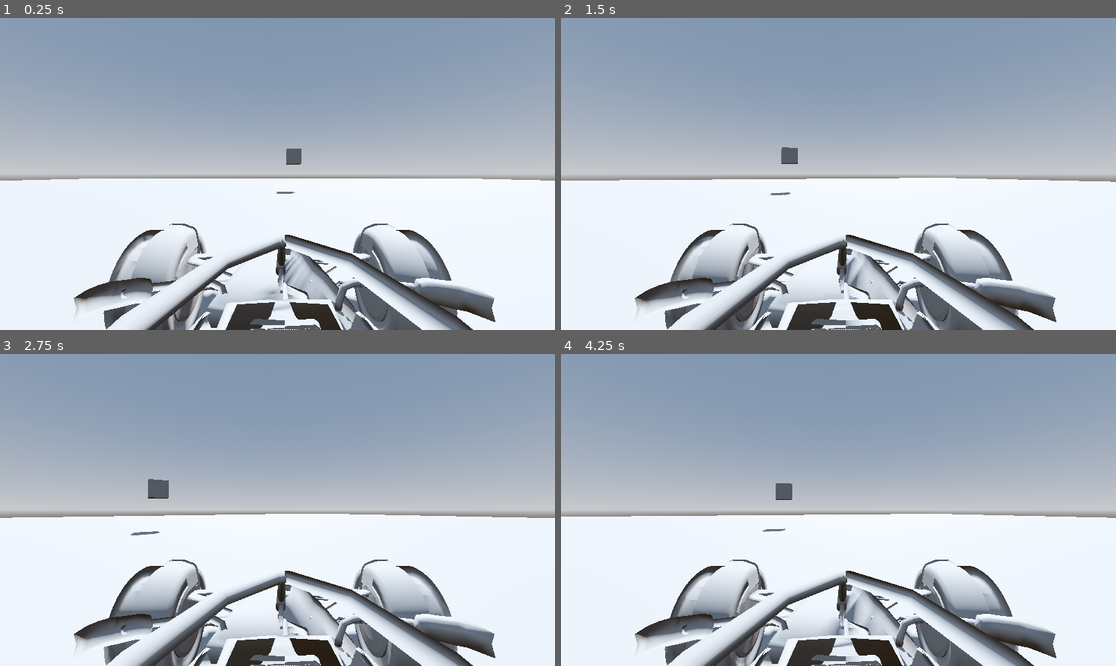
Above: before the commit, frames 1-4 (two rows, left to right).
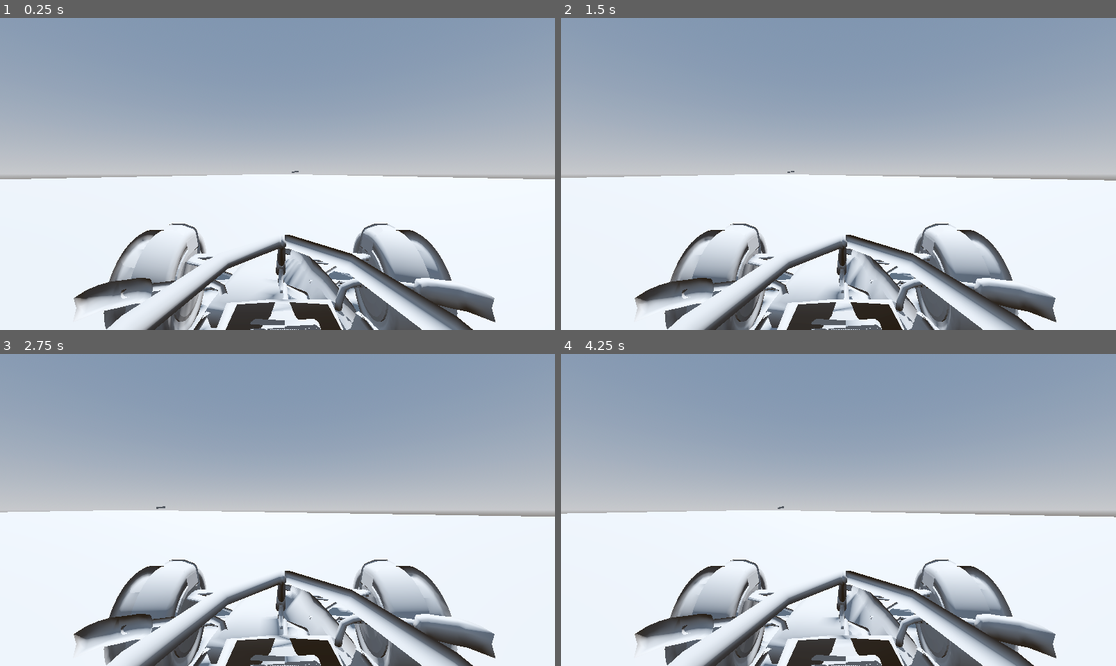
Above: after the commit, the same moments.

Repository: juansemondra/F1_CAR_MOTOR_TEST
Game: Godot game, scene res://SCENE.tscn
Same seed, same stepped clock (60 frames per second), same inputs: the game is played once before the commit and once after it.
Inputs:
- Up to frame 1 (0.25 s): no input
- Up to frame 2 (1.5 s): tap Enter at 0.5 s; hold D (steering_right) 0.53-1.28 s; hold S (break, bound only before the commit) 0.53-1.28 s; tap W (throttle) at 0.8, 1.35 s; hold Down (gear_down) from 1.28 s (still down)
- Up to frame 3 (2.75 s): tap S (break, bound only before the commit) at 1.55 s; tap Space at 2 s; release Down (gear_down) at 2.03 s; hold D (steering_right) from 2.03 s (still down); hold S (break, bound only before the commit) from 2.03 s (still down); tap W (throttle) at 2.3 s
- Up to frame 4 (4.25 s): release D (steering_right) at 2.78 s; release S (break, bound only before the commit) at 2.78 s; hold Up (gear_up) 2.78-3.53 s; tap W (throttle) at 2.85, 3.8 s; tap S (break, bound only before the commit) at 3.05 s; hold A (steering_left) from 3.53 s (still down); hold S (break, bound only before the commit) from 3.53 s (still down)

The runs differ from the first frame. In frame 1, 1.6% of the frame differs, in the area x 0-100%, y 41-100%; in frame 2, 1.7%; in frame 3, 2.4%, in the area x 0-100%, y 40-100%; in frame 4, 2.1%.

Commit message:
New Car Behavior

Diff:
--- a/f1_car_motor/F1_Car.tscn
+++ b/f1_car_motor/F1_Car.tscn
@@ -10,18 +10,12 @@
 script = ExtResource("1_0nhyt")
 
 [node name="MeshInstance3D" type="MeshInstance3D" parent="."]
-transform = Transform3D(-1, 0, -8.74228e-08, 0, 1, 0, 8.74228e-08, 0, -1, 0, 0, 0)
+transform = Transform3D(-1, 0, -8.74228e-08, 0, 1, 0, 8.74228e-08, 0, -1, 0.655158, 0, 0)
 mesh = ExtResource("1_xjkhe")
 
 [node name="Camera3D" type="Camera3D" parent="."]
-transform = Transform3D(1, 0, 0, 0, 1, 0, 0, 0, 1, -0.660987, 1.02168, 0.131078)
+transform = Transform3D(1, 0, 0, 0, 1, 0, 0, 0, 1, -0.00582862, 1.02168, 0.131078)
 
-[node name="RigidBody3D" type="RigidBody3D" parent="."]
-contact_monitor = true
-max_contacts_reported = 5
-
-[node name="CollisionShape3D" type="CollisionShape3D" parent="RigidBody3D"]
-transform = Transform3D(-2, 0, -8.74228e-08, 0, 1, 0, 1.74846e-07, 0, -1, -0.585, 0.43, 0.000661805)
+[node name="CollisionShape3D" type="CollisionShape3D" parent="."]
+transform = Transform3D(-2, 0, -8.74228e-08, 0, 1, 0, 1.74846e-07, 0, -1, 0.070158, 0.43, 0.000661805)
 shape = SubResource("BoxShape3D_c26nq")
-
-[connection signal="body_entered" from="RigidBody3D" to="." method="_on_body_entered"]
--- a/f1_car_motor/SCENE.tscn
+++ b/f1_car_motor/SCENE.tscn
@@ -17,11 +17,11 @@
 
 [sub_resource type="BoxMesh" id="BoxMesh_jatx5"]
 
-[sub_resource type="PhysicsMaterial" id="PhysicsMaterial_7nohm"]
+[sub_resource type="BoxShape3D" id="BoxShape3D_1ddqk"]
 
-[sub_resource type="BoxShape3D" id="BoxShape3D_jdqfn"]
+[sub_resource type="BoxMesh" id="BoxMesh_yf6uv"]
 
-[sub_resource type="BoxMesh" id="BoxMesh_uclxd"]
+[sub_resource type="BoxShape3D" id="BoxShape3D_1rqk7"]
 
 [node name="Node3D" type="Node3D"]
 
@@ -33,19 +33,43 @@
 shadow_enabled = true
 
 [node name="MeshInstance3D2" type="MeshInstance3D" parent="."]
-transform = Transform3D(1, 0, 0, 0, 1, 0, 0, 0, 1, 0.555839, 2.4679, -13.433)
+transform = Transform3D(1, 0, 0, 0, 1, 0, 0, 0, 1, 11.9849, 2.4679, -119.721)
 mesh = SubResource("BoxMesh_jatx5")
 
+[node name="CollisionShape3D" type="CollisionShape3D" parent="MeshInstance3D2"]
+shape = SubResource("BoxShape3D_1ddqk")
+
+[node name="MeshInstance3D3" type="MeshInstance3D" parent="."]
+transform = Transform3D(1, 0, 0, 0, 1, 0, 0, 0, 1, 11.9849, 2.4679, -132.951)
+mesh = SubResource("BoxMesh_jatx5")
+
+[node name="CollisionShape3D" type="CollisionShape3D" parent="MeshInstance3D3"]
+shape = SubResource("BoxShape3D_1ddqk")
+
+[node name="MeshInstance3D4" type="MeshInstance3D" parent="."]
+transform = Transform3D(1, 0, 0, 0, 1, 0, 0, 0, 1, 11.9849, 2.4679, -146.865)
+mesh = SubResource("BoxMesh_jatx5")
+
+[node name="CollisionShape3D" type="CollisionShape3D" parent="MeshInstance3D4"]
+shape = SubResource("BoxShape3D_1ddqk")
+
+[node name="MeshInstance3D5" type="MeshInstance3D" parent="."]
+transform = Transform3D(1, 0, 0, 0, 1, 0, 0, 0, 1, 11.9849, 2.4679, -160.095)
+mesh = SubResource("BoxMesh_jatx5")
+
+[node name="CollisionShape3D" type="CollisionShape3D" parent="MeshInstance3D5"]
+shape = SubResource("BoxShape3D_1ddqk")
+
 [node name="F1" parent="." instance=ExtResource("1_s0af6")]
-transform = Transform3D(1, 0, 0, 0, 1, 0, 0, 0, 1, 0.0891943, 0.250631, 0.600437)
+transform = Transform3D(1, 0, 0, 0, 1, 0, 0, 0, 1, 0.0891943, 0.276532, 0.600437)
+disable_mode = 1
 
-[node name="RigidBody3D" type="RigidBody3D" parent="."]
-transform = Transform3D(10000, 0, 0, 0, 1, 0, 0, 0, 10000, 0, 0, 0)
-physics_material_override = SubResource("PhysicsMaterial_7nohm")
+[node name="StaticBody3D" type="StaticBody3D" parent="."]
 
-[node name="CollisionShape3D" type="CollisionShape3D" parent="RigidBody3D"]
-shape = SubResource("BoxShape3D_jdqfn")
+[node name="MeshInstance3D" type="MeshInstance3D" parent="StaticBody3D"]
+transform = Transform3D(100, 0, 0, 0, 0.1, 0, 0, 0, 2000, 0, 0, 0)
+mesh = SubResource("BoxMesh_yf6uv")
 
-[node name="MeshInstance3D" type="MeshInstance3D" parent="."]
-transform = Transform3D(100, 0, 0, 0, 0.1, 0, 0, 0, 100, 0.188695, 0.0158329, 0.0224366)
-mesh = SubResource("BoxMesh_uclxd")
+[node name="CollisionShape3D" type="CollisionShape3D" parent="StaticBody3D"]
+transform = Transform3D(100, 0, 0, 0, 0.1, 0, 0, 0, 2000, 0, 0, 0)
+shape = SubResource("BoxShape3D_1rqk7")
--- a/f1_car_motor/f_1_car.gd
+++ b/f1_car_motor/f_1_car.gd
@@ -1,39 +1,87 @@
 extends CharacterBody3D
 
-
 var SPEED = 0.0
-var ACCELERATION = 5.0
-var BREAK_VALUE = 0
-var DECELERATION = 4.0
-var MAX_SPEED = 40.0
-var CURRENT_GEAR = 1
+var ACCELERATION = 0.0 # Will be calculated dynamically
+var BREAK_VALUE = 5.0
+var DECELERATION = 2.5
+var MAX_SPEED = 100.0
+var CURRENT_GEAR = 0
+var ACCELERATION_FORCE = 0.0 # Will be calculated dynamically
 
 var ROTATION_SPEED = 2.0
 var STEERING_ANGLE = 0.0
 
 var GRAVITY = -9.8
-# var VELOCITY_Y = 0.0
+var VELOCITY_Y = 0.0
 
-var RPM = 0
+var CAR_MASS = 740  # Approximate F1 car weight in kg
+
+# Engine Parameters
+var RPM = 3000
 var MIN_RPM = 3000
 var MAX_RPM = 12000
+var THROTTLE = 0.0
+var TORQUE = 0.0
+var POWER = 0.0
+
+var IGNITION_TIMING = 0.0
+var MANIFOLD_PRESSURE = 0.0
+var EXHAUST_FLOW = 0.0
+var AFR = 14.7  # Air-Fuel Ratio
+var FUEL_RATE = 0.0
+var FREQUENCY = 0.0
+var EFFICIENCY = 0.0
+
+var GEAR_RATIOS = [0.1, 3.5, 2.8, 2.2, 1.8, 1.4, 1.1]  # Gear transmission ratios
+var MAX_SPEED_PER_GEAR = [0.0, 40.0, 60.0, 70.0, 75.0, 90.0, 100.0]  # Max speed in m/s per gear
+var FINAL_DRIVE_RATIO = 3.9  # Differential ratio
+var WHEEL_RADIUS = 0.33
 
 var CONTACT = false
 
 func _physics_process(delta: float) -> void:
 
-	# VELOCITY_Y += GRAVITY * delta
+	if not is_on_floor():
+		VELOCITY_Y -= GRAVITY * delta * -1.0 # Apply gravity when the car is not touching the ground
+	else:
+		VELOCITY_Y = 0  # Reset gravity effect when on the ground
 
+	# Car basic controls
 	if Input.is_action_pressed("throttle"):
-		SPEED += ACCELERATION * delta
+		THROTTLE = min(THROTTLE + 0.02, 1.0)
+	elif Input.is_action_pressed("brake"):
+		SPEED = max(SPEED - (BREAK_VALUE * delta), 0)
 	else:
-		SPEED -= DECELERATION * delta
-	if Input.is_action_pressed("break"):
-		SPEED -= BREAK_VALUE * delta
+		THROTTLE = max(THROTTLE - 0.01, 0.0)
 
+	if Input.is_action_just_pressed("gear_up") and CURRENT_GEAR < 6:
+		CURRENT_GEAR += 1
+		RPM = max(MIN_RPM, RPM * 0.7)
+
+	if Input.is_action_just_pressed("gear_down") and CURRENT_GEAR > 0:
+		CURRENT_GEAR -= 1
+		RPM = min(MAX_RPM, RPM * 1.3)
+		SPEED = max(SPEED * 0.8, 0.0)
+
+	# Update RPM based on throttle & gear
+	if CURRENT_GEAR != 0:
+		RPM += THROTTLE * (MAX_RPM / GEAR_RATIOS[CURRENT_GEAR]) * delta
+	RPM = clamp(RPM, MIN_RPM, MAX_RPM)
+
+	TORQUE = get_torque_from_rpm(RPM)
+	POWER = (TORQUE * (2 * PI * (RPM / 60))) / 1000
+
+	if CURRENT_GEAR != 0:
+		ACCELERATION_FORCE = (TORQUE * FINAL_DRIVE_RATIO * GEAR_RATIOS[CURRENT_GEAR]) / WHEEL_RADIUS  # Force (N)
+		ACCELERATION = ACCELERATION_FORCE / CAR_MASS  # Newton's Second Law
+	else:
+		ACCELERATION = 0.0
+
+	SPEED += ACCELERATION * delta
+	SPEED -= DECELERATION * delta if SPEED > 0 and THROTTLE == 0 else 0
 	SPEED = clamp(SPEED, 0, MAX_SPEED)
-	RPM = lerp(MIN_RPM, MAX_RPM, SPEED / MAX_SPEED)
 
+	# Steering Control
 	if Input.is_action_pressed("steering_left"):
 		STEERING_ANGLE += ROTATION_SPEED * delta
 	elif Input.is_action_pressed("steering_right"):
@@ -50,11 +98,21 @@
 	STEERING_ANGLE  = clamp(STEERING_ANGLE, -0.5, 0.5)
 
 	self.velocity = -transform.basis.z * SPEED
-	# self.velocity.y = VELOCITY_Y
+	self.velocity.y = VELOCITY_Y
 	move_and_slide()
 
 	rotate_y(STEERING_ANGLE * delta)
+	print("Speed: " + str(SPEED))
+	print("Current Gear: " + str(CURRENT_GEAR))
+	print("RPM: " + str(RPM))
 
+func get_torque_from_rpm(rpm: float) -> float:
+	if rpm < 7000:
+		return 300 + (rpm - 6000) * 0.05
+	elif rpm < 9000:
+		return 350
+	else:
+		return 350 - ((rpm - 9000) * 0.05)
 
 func _on_body_entered(body: Node) -> void:
 	CONTACT = true
--- a/f1_car_motor/project.godot
+++ b/f1_car_motor/project.godot
@@ -22,7 +22,7 @@
 "events": [Object(InputEventKey,"resource_local_to_scene":false,"resource_name":"","device":-1,"window_id":0,"alt_press …(192 unchanged characters)…
 ]
 }
-break={
+brake={
 "deadzone": 0.5,
 "events": [Object(InputEventKey,"resource_local_to_scene":false,"resource_name":"","device":-1,"window_id":0,"alt_press …(192 unchanged characters)…
 ]
